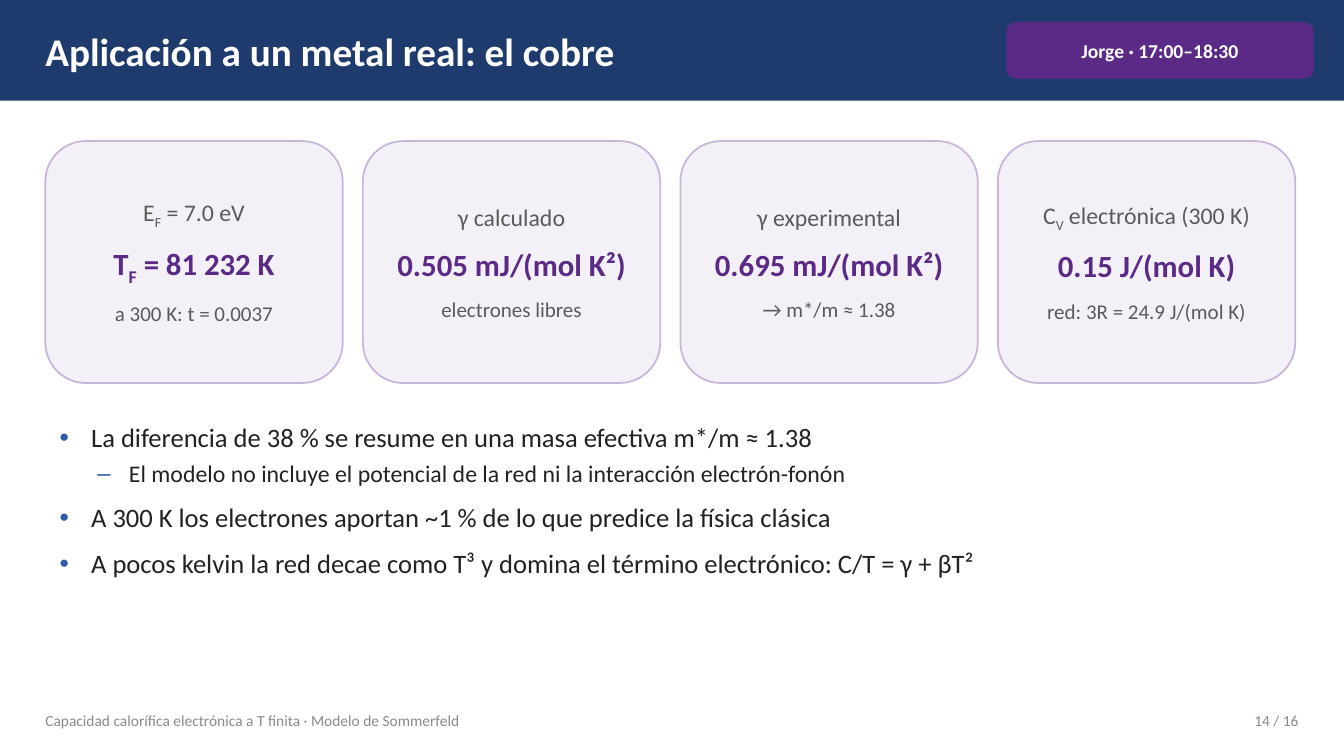
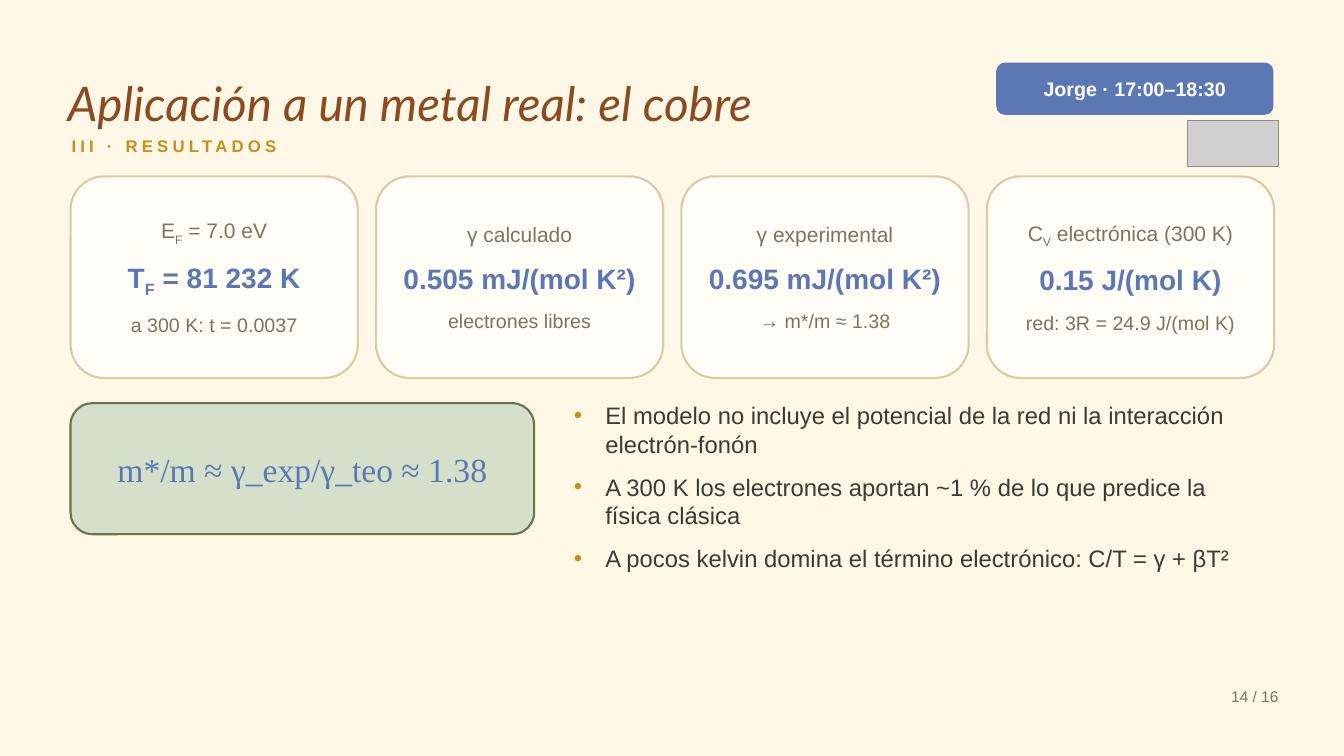
Before and after one commit to SolecitoPunk/capacidad_calorifica, a slide deck: slide 14 of presentacion/presentacion_sommerfeld.pptx. Drawn at 1344x756 pixels with LibreOffice and Linux fonts; fonts in the diff are those of the drawing; grey boxes stand for pictures; background and template pictures are left out. Boxes give left, top, right and bottom in pixels: in the first picture for what was removed or moved away, otherwise in the second. Text is boxed around its words. In the diff, an @@ line names an element or a change of style, - is before the commit and + after.

```diff
--- a/presentacion/presentacion_sommerfeld.pptx
+++ b/presentacion/presentacion_sommerfeld.pptx
@@ background #FFFFFF to picture (left out) @@
@@ rectangle removed at [0, 0, 1344, 101] @@
@@ text "Aplicación a un metal real: ...": place and size @@
-text "Aplicación a un metal real: ..." at [45, 38, 614, 72]
+text "Aplicación a un metal real: ..." at [68, 86, 752, 129]
@@ text "Aplicación a un metal real: ..." at [68, 86, 752, 129]: size 28 to 34 pt, font Calibri to Lato, text colour #FFFFFF to #8B4A20, bold off, italic on; vertical alignment middle to bottom @@
@@ rounded rectangle "Jorge · 17:00–18:30": place and size @@
-rounded rectangle "Jorge · 17:00–18:30" at [1006, 22, 1314, 79]
+rounded rectangle "Jorge · 17:00–18:30" at [996, 63, 1273, 115]
@@ rounded rectangle "Jorge · 17:00–18:30" at [996, 63, 1273, 115]: font Calibri to Arial; fill #5B2A86 to #5B78B5 @@
@@ text added at [67, 131, 974, 166], 12 pt, text #C98E1C, bold @@
+III · RESULTADOS
@@ picture added at [1188, 121, 1278, 166] @@
@@ rounded rectangle "EF = 7.0 eV": place and size @@
-rounded rectangle "EF = 7.0 eV" at [45, 141, 343, 383]
+rounded rectangle "EF = 7.0 eV" at [71, 176, 358, 378]
@@ rounded rectangle "EF = 7.0 eV" at [71, 176, 358, 378]: size 17 to 15 pt in "EF = 7.0 eV"; font Calibri to Arial; text colour #5A5A5A to #7A7462 in "EF = 7.0 eV", "a 300 K: t = 0.0037"; size 22 to 20 pt, text colour #5B2A86 to #5B78B5 in "TF = 81 232 K"; size 15 to 14 pt in "a 300 K: t = 0.0037"; fill #F4F0F8 to #FFFDF5; outline #C8B6DA 1.25 pt to #D8CCA8 1.5 pt @@
@@ rounded rectangle "γ calculado": place and size @@
-rounded rectangle "γ calculado" at [363, 141, 660, 383]
+rounded rectangle "γ calculado" at [376, 176, 663, 378]
@@ rounded rectangle "γ calculado" at [376, 176, 663, 378]: size 17 to 15 pt in "γ calculado"; font Calibri to Arial; text colour #5A5A5A to #7A7462 in "γ calculado", "electrones libres"; size 22 to 20 pt, text colour #5B2A86 to #5B78B5 in "0.505 mJ/(mol K²)"; size 15 to 14 pt in "electrones libres"; fill #F4F0F8 to #FFFDF5; outline #C8B6DA 1.25 pt to #D8CCA8 1.5 pt @@
@@ rounded rectangle "γ experimental": place and size @@
-rounded rectangle "γ experimental" at [681, 141, 978, 383]
+rounded rectangle "γ experimental" at [682, 176, 969, 378]
@@ rounded rectangle "γ experimental" at [682, 176, 969, 378]: size 17 to 15 pt in "γ experimental"; font Calibri to Arial; text colour #5A5A5A to #7A7462 in "γ experimental", "→ m*/m ≈ 1.38"; size 22 to 20 pt, text colour #5B2A86 to #5B78B5 in "0.695 mJ/(mol K²)"; size 15 to 14 pt in "→ m*/m ≈ 1.38"; fill #F4F0F8 to #FFFDF5; outline #C8B6DA 1.25 pt to #D8CCA8 1.5 pt @@
@@ rounded rectangle "CV electrónica (300 K)": place and size @@
-rounded rectangle "CV electrónica (300 K)" at [998, 141, 1296, 383]
+rounded rectangle "CV electrónica (300 K)" at [987, 176, 1274, 378]
@@ rounded rectangle "CV electrónica (300 K)" at [987, 176, 1274, 378]: size 17 to 15 pt in "CV electrónica (300 K)"; font Calibri to Arial; text colour #5A5A5A to #7A7462 in "CV electrónica (300 K)", "red: 3R = 24.9 J/(mol K)"; size 22 to 20 pt, text colour #5B2A86 to #5B78B5 in "0.15 J/(mol K)"; size 15 to 14 pt in "red: 3R = 24.9 J/(mol K)"; fill #F4F0F8 to #FFFDF5; outline #C8B6DA 1.25 pt to #D8CCA8 1.5 pt @@
@@ rounded rectangle added at [71, 403, 534, 534], fill #D5E0CB, outline #66744F 1.5 pt @@
@@ text "El modelo no incluye el ...": place and size @@
-text "El modelo no incluye el ..." at [91, 428, 974, 578]
+text "El modelo no incluye el ..." at [605, 406, 1229, 572]
@@ text at [605, 406, 1223, 525]: font Calibri to Arial, text colour #222222 to #3B3A33 in "El modelo no incluye el potencial de ...", "A 300 K los electrones aportan ~1 ..."; size 19 to 17 pt in "A 300 K los electrones aportan ~1 ..."; bullet – to •; more space between paragraphs; bullet colour #2E5AA8 to #C98E1C @@
@@ text at [91, 428, 812, 448]: paragraph removed @@
-• La diferencia de 38 % se resume en una masa efectiva m*/m ≈ 1.38
@@ text added at [117, 459, 487, 488], 24 pt, text #5B78B5 @@
+m*/m ≈ γ_exp/γ_teo ≈ 1.38
@@ text at [605, 549, 1229, 572]: text changed; size 19 to 17 pt; font Calibri to Arial; text colour #222222 to #3B3A33 @@
-• A pocos kelvin la red decae como T³ y domina el término electrónico: C/T = γ + βT²
+• A pocos kelvin domina el término electrónico: C/T = γ + βT²
@@ text "14 / 16": place and size @@
-text "14 / 16" at [1254, 715, 1299, 726]
+text "14 / 16" at [1231, 691, 1278, 702]
@@ text "14 / 16" at [1231, 691, 1278, 702]: font Calibri to Arial, text colour #8A8A8A to #7A7462 @@
@@ text removed at [45, 715, 460, 729] @@
-Capacidad calorífica electrónica a T finita · Modelo de Sommerfeld
```
Also in this commit, not shown: 15 other slides changed, 19 other files.
